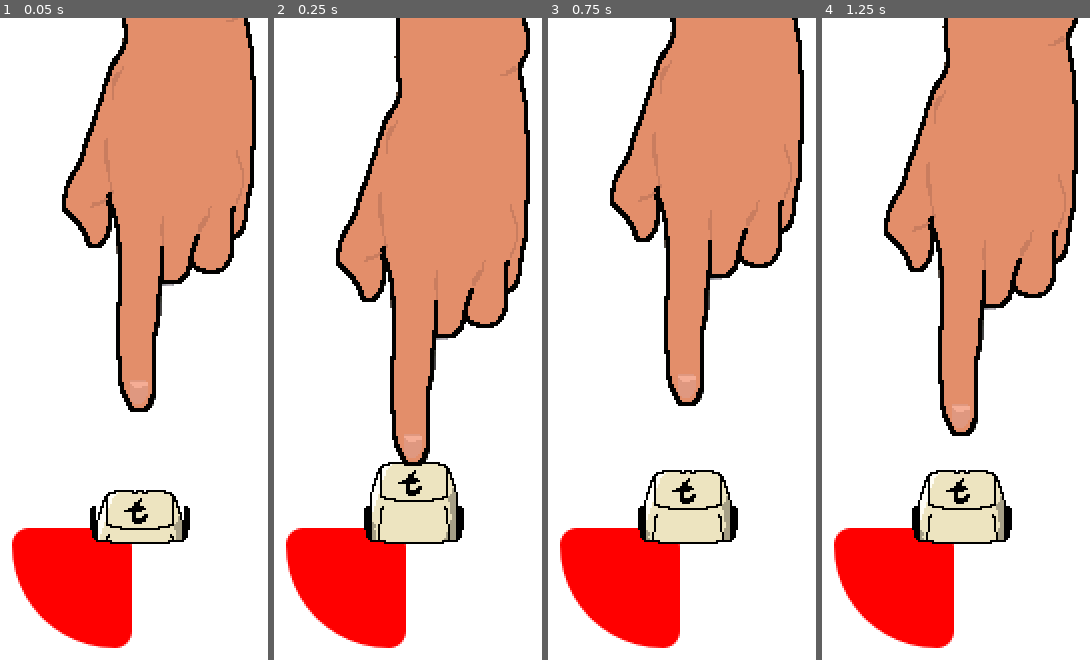
Above: before the commit, frames 1-4 (left to right).
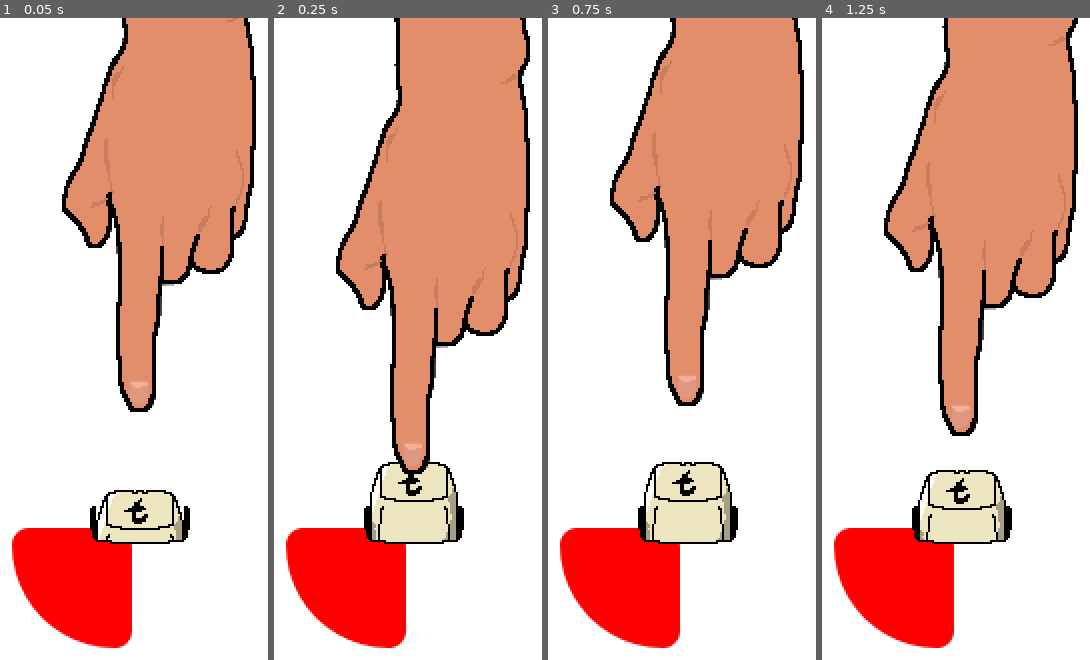
Above: after the commit, the same moments.

Repository: wpuerner/t
Game: Godot game, scene res://scenes/main.tscn
Two runs of this game, one before a commit and one after it. Both use one fixed random seed, a clock stepped at 60 frames per second and the inputs below. Sound files missing from this copy of the repository are replaced by a short silence.
Inputs:
- Up to frame 1 (0.05 s): no input
- Up to frame 2 (0.25 s): no input
- Up to frame 3 (0.75 s): hold S (s) from 0.53 s (still down)
- Up to frame 4 (1.25 s): keep holding S (s); tap T (t) at 0.8 s

Frame 1 is identical in both runs. In frame 2, 3.2% of the frame differs, in the area x 23-96%, y 0-72%; in frame 3, 1.1%; in frame 4, nothing differs.

Commit message:
added checking for s key

Diff:
--- a/scenes/main.gd
+++ b/scenes/main.gd
@@ -8,7 +8,7 @@
 @onready var measure_number = $MeasureNumber
 @onready var conductor = $Conductor
 
-const HIT_THRESHOLD_SECS: float = 0.3
+const HIT_THRESHOLD_SECS: float = 0.15
 
 var level: int = 0:
 	set(value):
@@ -20,11 +20,11 @@
 	set(value):
 		measure = value
 		measure_number.set_measure_number(measure)
-var t_npc_beats = [[0.0, 1.0, 2.0], [0.0, 2.0], [1.0, 2.0, 3.0], [0.0, 3.0], [], [0.0, 1.0, 2.0, 3.0], [0.0, 1.0, 2.0, 3.0], [0.0, 1.0, 2.0, 3.0], [0.0, 1.0, 2.0, 3.0], [0.0, 1.0, 2.0, 3.0]]
-var t_player_beats = [[3.0], [1.0, 3.0], [0.0], [1.0, 2.0], [0.0, 1.0, 2.0, 3.0], [], [], [], [], []]
+var t_npc_beats = [[0.0, 1.0, 2.0], [0.0, 2.0, 3.0], [0.0, 1.0, 3.0], [0.0, 3.0], [1.0, 2.0, 3.0], [0.0, 2.0], [0.0, 1.0, 2.0, 3.0], [0.0, 1.0, 3.0], [1.0, 2.0], [1.0]]
+var t_player_beats = [[3.0], [1.0], [2.0], [1.0, 2.0], [0.0], [1.0, 3.0], [], [2.0], [0.0, 3.0], [0.0, 2.0, 3.0]]
 var t_last_played_beat = -1
-var s_npc_beats = [[], [], [], [], [], [], [0.5, 1.5, 2.5, 3.5], [0.5, 1.5, 2.5, 3.5], [0.5, 1.5, 2.5, 3.5], [0.5, 1.5, 2.5, 3.5]]
-var s_player_beats = [[], [], [], [], [], [], [], [], [], []]
+var s_npc_beats = [[], [], [], [], [], [], [0.5, 1.5, 2.5], [0.5, 2.5, 3.5], [1.5, 2.5], [2.5]]
+var s_player_beats = [[], [], [], [], [], [], [3.5], [1.5], [0.5, 3.5], [0.5, 1.5, 3.5]]
 var s_last_played_beat = -1
 var s_key_active: bool = false:
 	set(value):
@@ -38,7 +38,8 @@
 	conductor.register_callback(PackedFloat32Array([0, 1, 2, 3]), HIT_THRESHOLD_SECS, _check_t_beat)
 	conductor.register_callback(PackedFloat32Array([0.5, 1.5, 2.5, 3.5]), -0.05, _right_hand_tap_callable)
 	conductor.register_callback(PackedFloat32Array([0.5, 1.5, 2.5, 3.5]), 0, _s_key_callable)
-	conductor.register_callback(PackedFloat32Array([4]), -0.1, _check_measure)
+	conductor.register_callback(PackedFloat32Array([0.5, 1.5, 2.5, 3.5]), HIT_THRESHOLD_SECS, _check_s_beat)
+	conductor.register_callback(PackedFloat32Array([4]), -0.09, _check_measure)
 	conductor.start()
 
 func _left_hand_tap_callable(beat: float):
@@ -63,6 +64,11 @@
 	if s_npc_beats[level].has(beat):
 		s_key.play_key()
 
+func _check_s_beat(beat: float):
+	if !s_key_active: return
+	if s_player_beats[level].has(beat) and s_last_played_beat != beat:
+		good_measure = false
+
 func _check_measure(_beat):
 	if good_measure:
 		measure += 1
@@ -74,6 +80,7 @@
 		level = level - 1 if level > 0 else 0
 	good_measure = true
 	t_last_played_beat = -1
+	s_last_played_beat = -1
 
 func _input(event: InputEvent):
 	if event.is_action_pressed("t"):
@@ -85,6 +92,15 @@
 		else:
 			t_key.play_key()
 			t_last_played_beat = closest_beat
+	elif event.is_action_pressed("s"):
+		var closest_beat: float = conductor.get_closest_beat(PackedFloat32Array([0.5, 1.5, 2.5, 3.5]))
+		var time = conductor.get_time_to_beat(closest_beat)
+		if !s_player_beats[level].has(closest_beat) or !abs(conductor.get_time_to_beat(closest_beat)) < HIT_THRESHOLD_SECS:
+			good_measure = false
+			return
+		else:
+			s_key.play_key()
+			s_last_played_beat = closest_beat
 
 func _update_s_key_state(is_active: bool):
 	var tween = create_tween()
